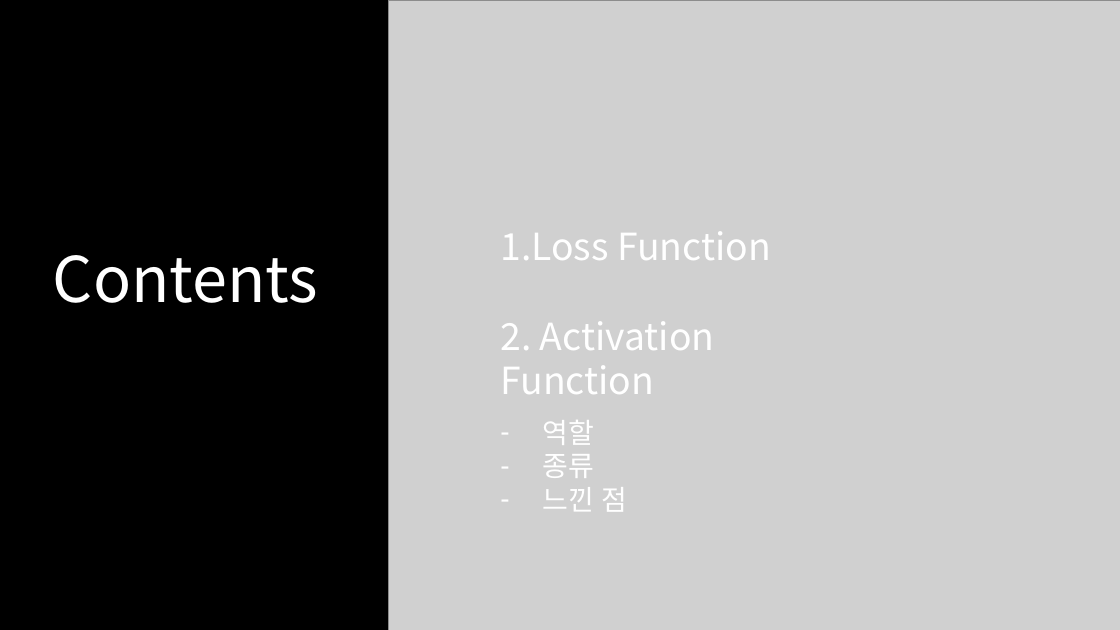
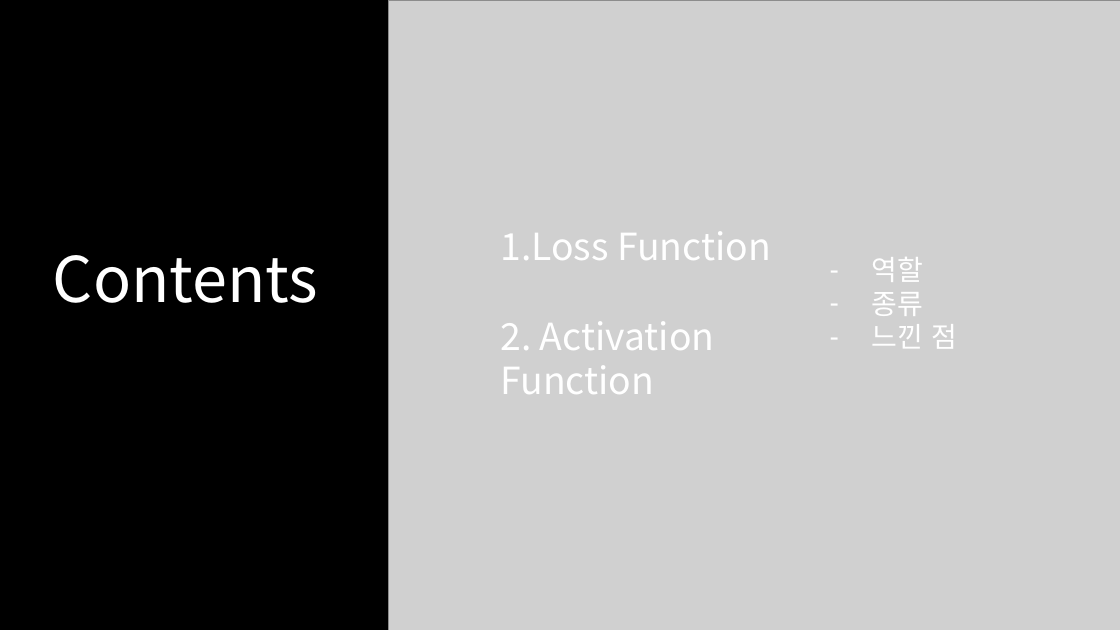
Before and after one commit to seungjae6874/Deeplearning, a slide deck: slide 3 of summary/Loss&Activation Function.pptx. Drawn at 1120x630 pixels with LibreOffice and Linux fonts; fonts in the diff are those of the drawing; grey boxes stand for pictures. Boxes give left, top, right and bottom in pixels: in the first picture for what was removed or moved away, otherwise in the second. Text is boxed around its words. In the diff, an @@ line names an element or a change of style, - is before the commit and + after.

```diff
--- a/summary/Loss&Activation Function.pptx
+++ b/summary/Loss&Activation Function.pptx
@@ text "역할": place and size @@
-text "역할" at bbox=[542, 420, 628, 511]
+text "역할" at bbox=[872, 257, 957, 348]
```
Also in this commit, not shown: 5 other slides changed, 1 other file.
